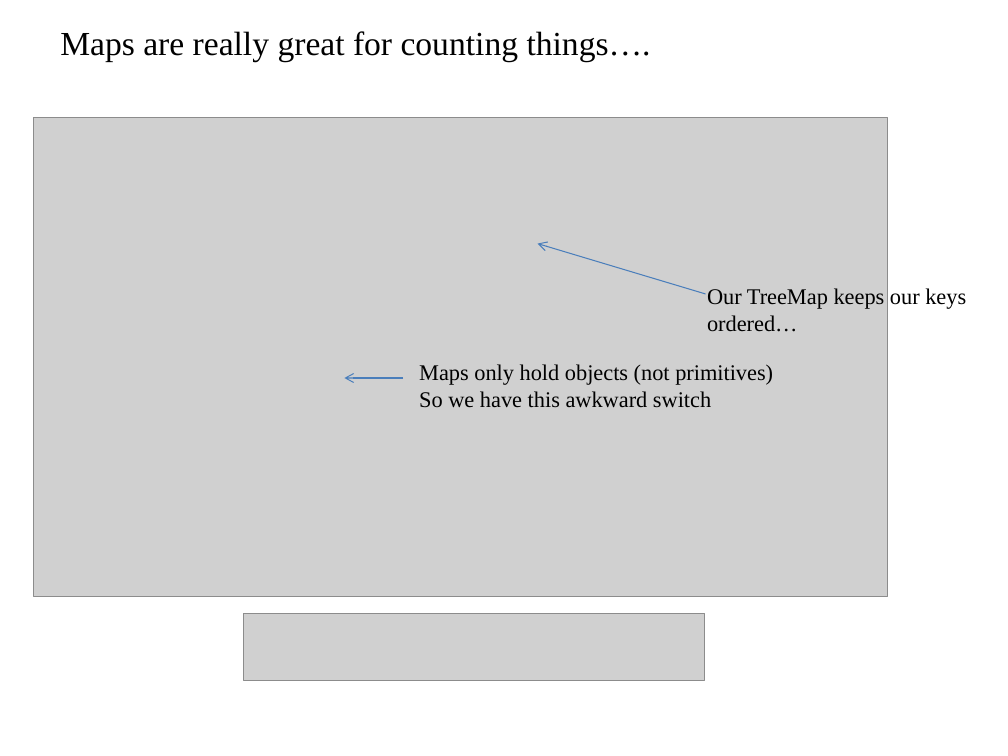
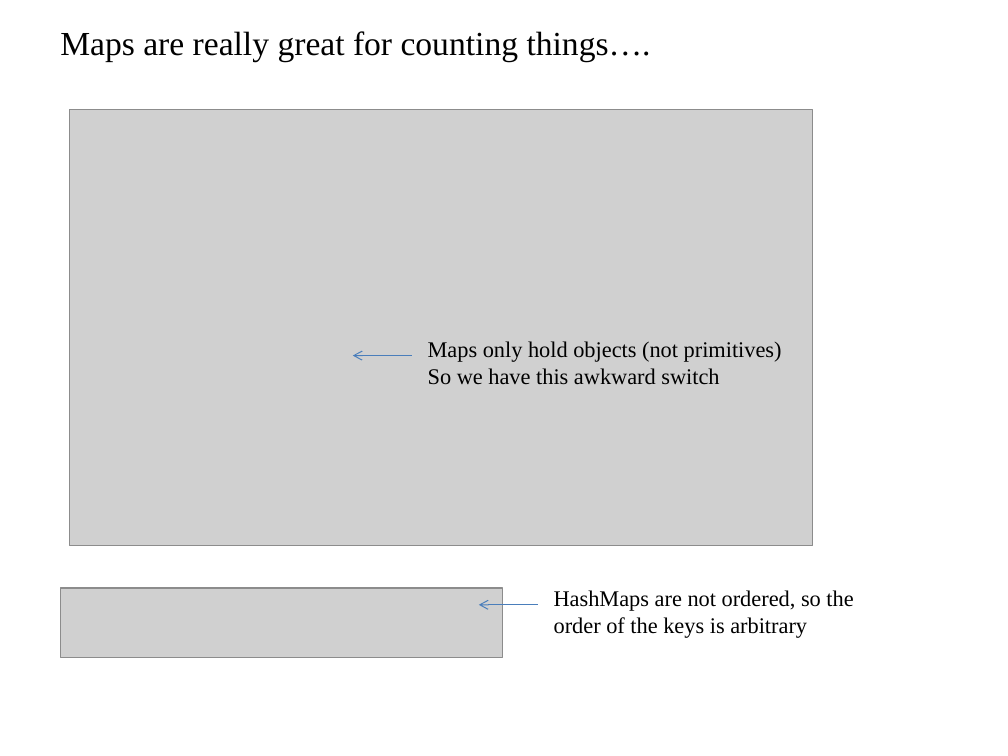
Before and after one commit to fodorclasses/fodorclasses.github.io, a slide deck: slide 6 of classes/prog2019/Lab04.pptx. Drawn at 1008x756 pixels with LibreOffice and Linux fonts; fonts in the diff are those of the drawing; grey boxes stand for pictures. Boxes give left, top, right and bottom in pixels: in the first picture for what was removed or moved away, otherwise in the second. Text is boxed around its words. In the diff, an @@ line names an element or a change of style, - is before the commit and + after.

Commit message:
lab #4 with better example code

```diff
--- a/classes/prog2019/Lab04.pptx
+++ b/classes/prog2019/Lab04.pptx
@@ picture: place and size @@
-picture at (33, 118, 887, 597)
+picture at (70, 110, 812, 546)
@@ arrow removed from (706, 294) to (537, 244) @@
@@ text removed at (707, 288, 966, 332) @@
-Our TreeMap keeps our keys ordered…
@@ arrow moved from (403, 378) - (345, 378) to (411, 356) - (353, 356) @@
@@ text "Maps only hold objects (not ...": place and size @@
-text "Maps only hold objects (not ..." at (419, 364, 773, 408)
+text "Maps only hold objects (not ..." at (428, 341, 782, 385)
@@ picture added at (60, 588, 503, 657) @@
@@ text added at (554, 590, 853, 638), 16 pt, text #000000 @@
+HashMaps are not ordered, so the
+order of the keys is arbitrary
@@ picture removed at (244, 613, 705, 680) @@
@@ arrow added from (537, 605) to (479, 605), #4B7EBC 0.75 pt @@
```
